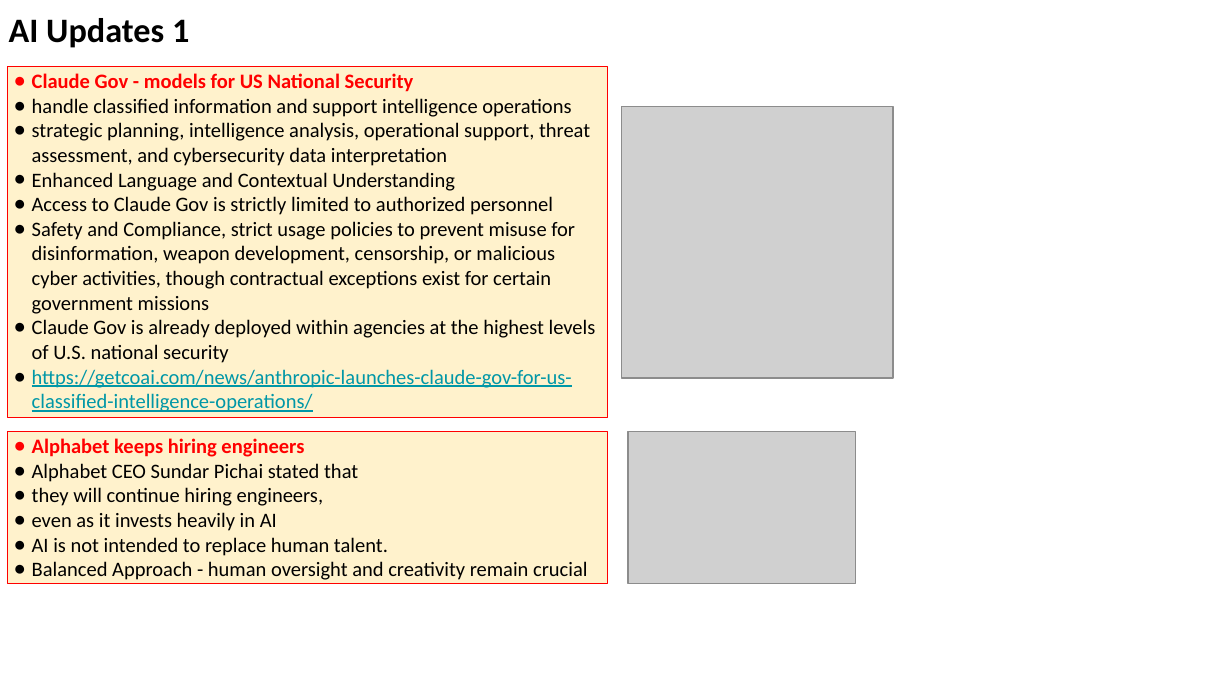
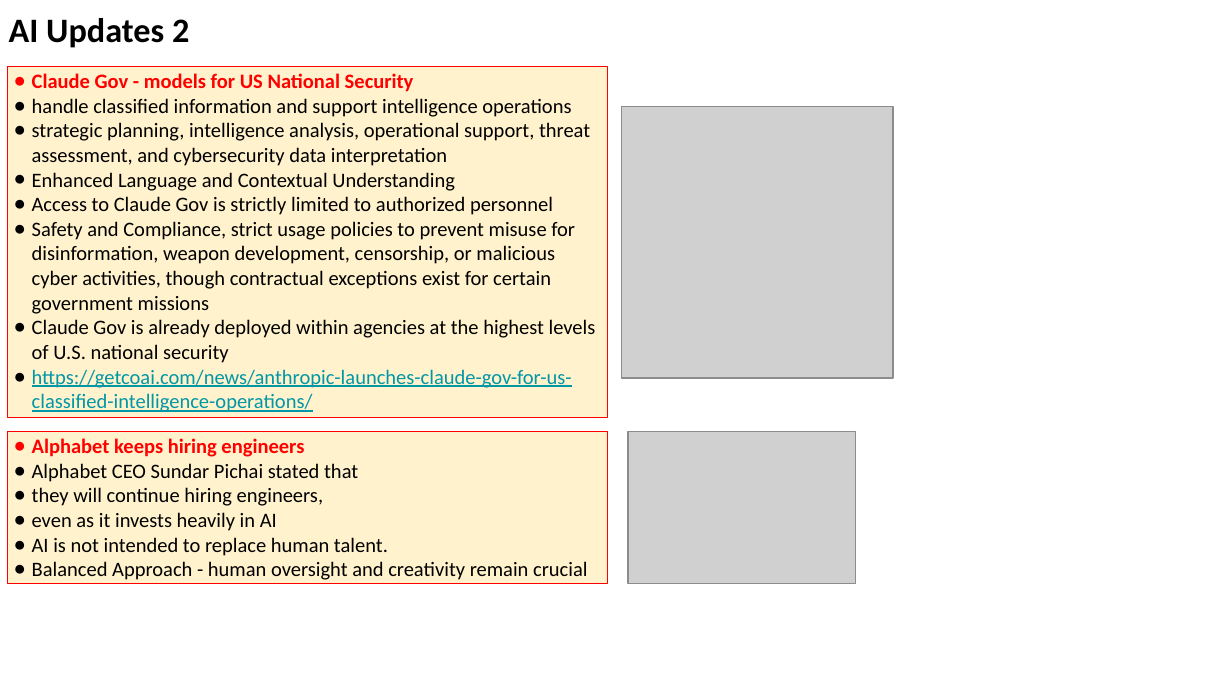
Before and after one commit to lselector/seminar, a slide deck: slide 4 of 2025/2025-06-13-AI-Updates.pptx. Drawn at 1232x693 pixels with LibreOffice and Linux fonts; fonts in the diff are those of the drawing; grey boxes stand for pictures. Boxes give left, top, right and bottom in pixels: in the first picture for what was removed or moved away, otherwise in the second. Text is boxed around its words. In the diff, an @@ line names an element or a change of style, - is before the commit and + after.

```diff
--- a/2025/2025-06-13-AI-Updates.pptx
+++ b/2025/2025-06-13-AI-Updates.pptx
@@ text at (x1=9, y1=18, x2=189, y2=48): text changed @@
-AI Updates 1
+AI Updates 2
```
Also in this commit, not shown: 10 other slides changed, 4 slides added.
